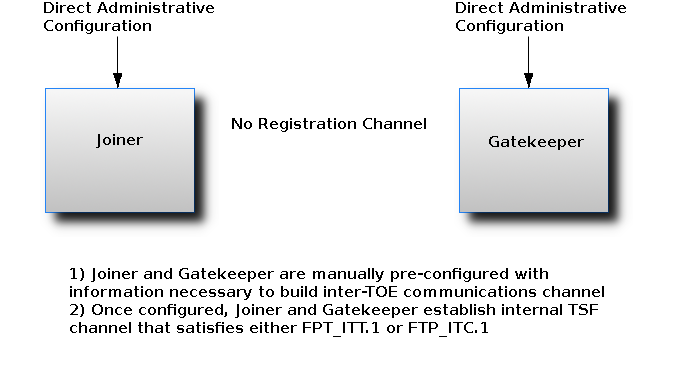
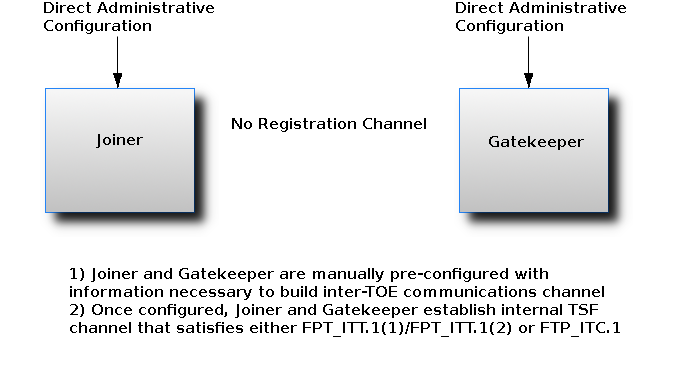
The second (683, 375) image is a revision of the first. Changes to its layers:
painted on "1) Joiner and Gatekeeper are m..." over (382, 322, 620, 337)
